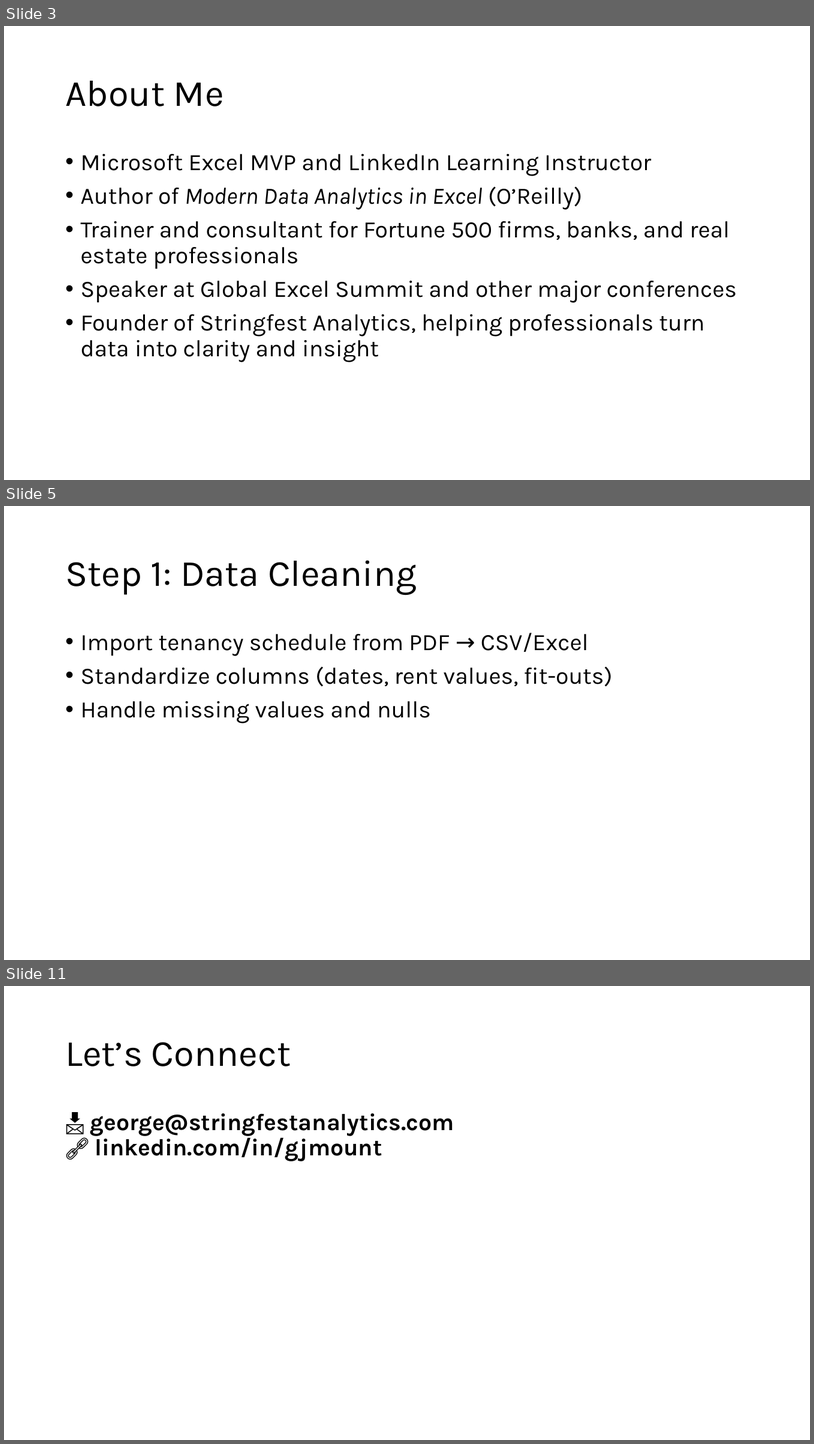
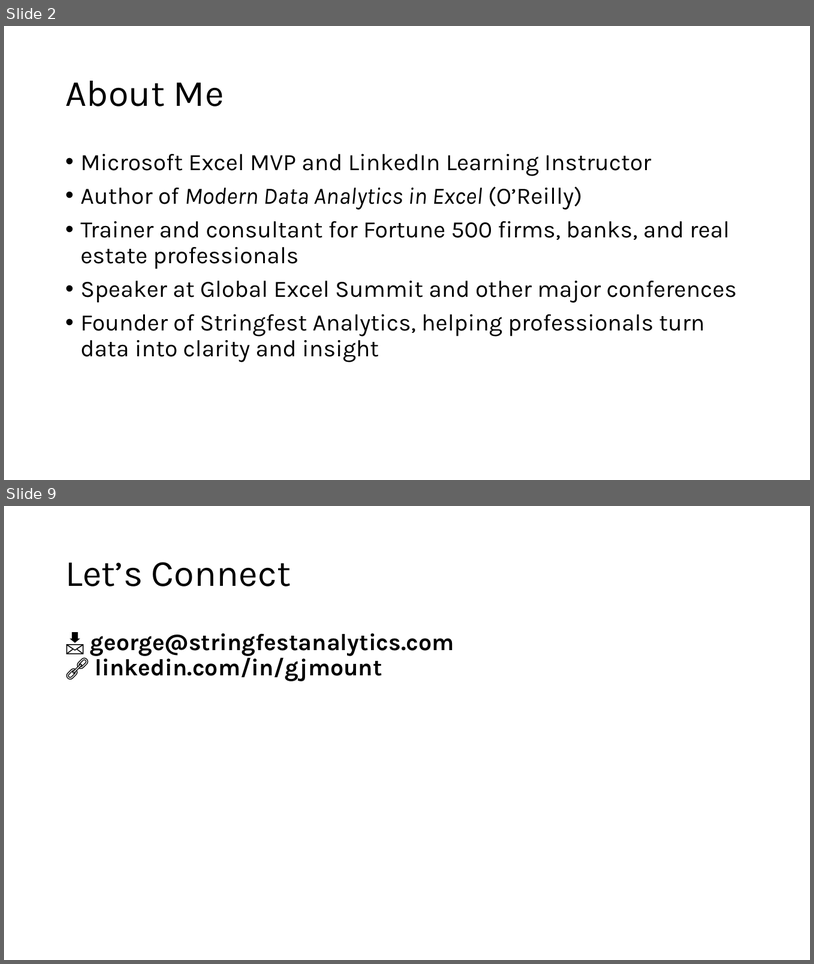
Before and after one commit to stringfestdata/bayfield-2026-webinar-1, a slide deck: bayfield-webinar-1-slides.pptx. Shown one above the other, each under a label of ours: slides 3, 5 and 11 before the commit, slides 2 and 9 after it; the slides between them are not shown. The pictures are 814x1444 and 814x964 pixels, drawn with LibreOffice and Linux fonts; fonts in the diff are those of the drawing. Boxes give left, top, right and bottom in pixels: in the first picture for what was removed or moved away, otherwise in the second. Text is boxed around its words. In the diff, an @@ line names an element or a change of style, - is before the commit and + after.

```diff
--- a/bayfield-webinar-1-slides.pptx
+++ b/bayfield-webinar-1-slides.pptx
@@ slide 5 removed at (4,506,810,960), background #FFFFFF @@
@@ title removed at (65,560,417,595) @@
-Step 1: Data Cleaning
@@ text removed at (81,633,613,723) @@
-• Import tenancy schedule from PDF → CSV/Excel
-• Standardize columns (dates, rent values, fit-outs)
-• Handle missing values and nulls
@@ what was slide 3 is now slide 2 @@
@@ what was slide 11 is now slide 9 @@
```
Also in this commit, not shown: 4 slides changed, 3 slides added, 5 other slides removed, 2 other files.
